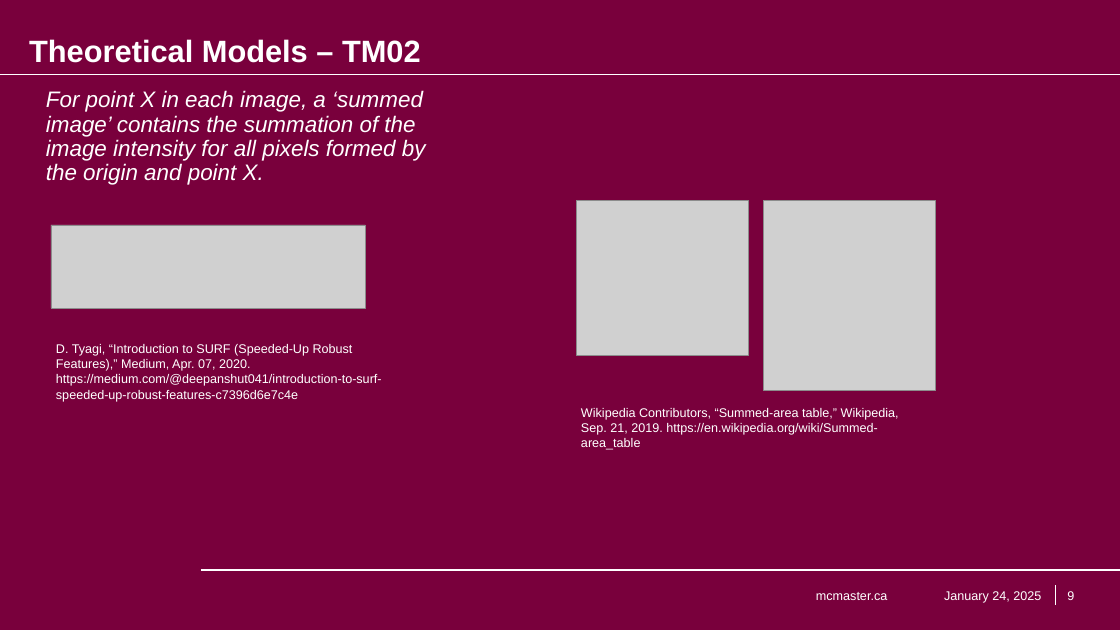
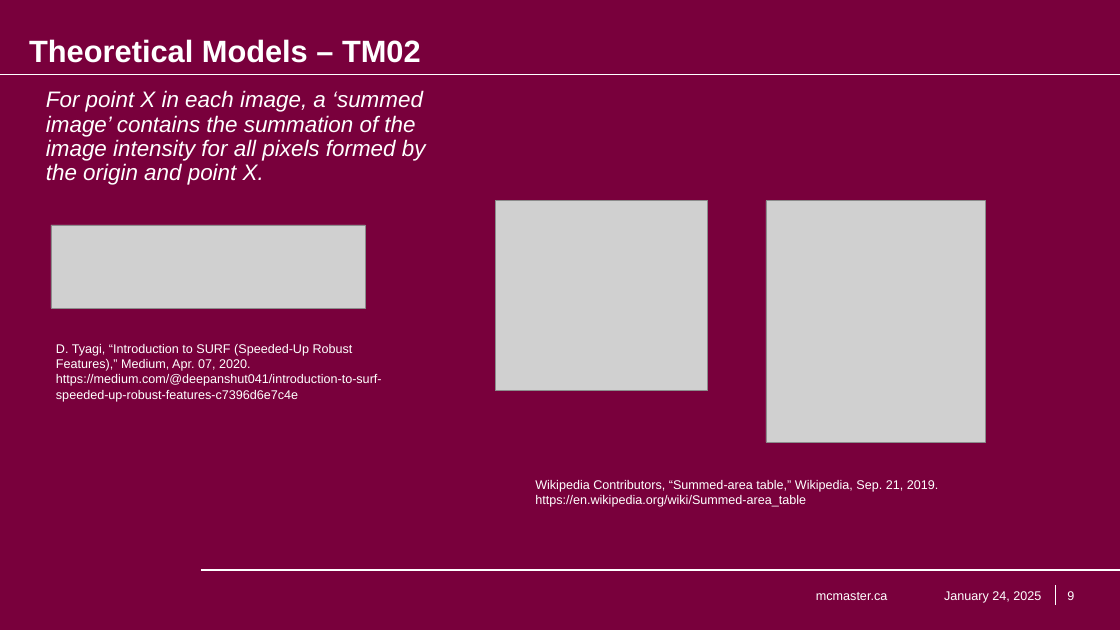
Before and after one commit to KiranSingh15/CAS-741-Image-Correspondences, a slide deck: slide 9 of docs/Presentations/SRS_Presentation/Kiran Singh - SRS Presentation - Image Feature Correspondences.pptx. Drawn at 1120x630 pixels with LibreOffice and Linux fonts; fonts in the diff are those of the drawing; grey boxes stand for pictures; background and template pictures are left out. Boxes give left, top, right and bottom in pixels: in the first picture for what was removed or moved away, otherwise in the second. Text is boxed around its words. In the diff, an @@ line names an element or a change of style, - is before the commit and + after.

```diff
--- a/docs/Presentations/SRS_Presentation/Kiran Singh - SRS Presentation - Image Feature Correspondences.pptx
+++ b/docs/Presentations/SRS_Presentation/Kiran Singh - SRS Presentation - Image Feature Correspondences.pptx
@@ picture: place and size @@
-picture at bbox=[576, 201, 749, 355]
+picture at bbox=[495, 201, 708, 391]
@@ picture: place and size @@
-picture at bbox=[764, 201, 936, 391]
+picture at bbox=[766, 201, 985, 442]
@@ text "Wikipedia Contributors, “Summed-area table,” Wikipedia, ..." rewrapped from bbox=[581, 408, 899, 450] to bbox=[535, 480, 939, 507] @@
```
Also in this commit, not shown: 6 other slides changed.
